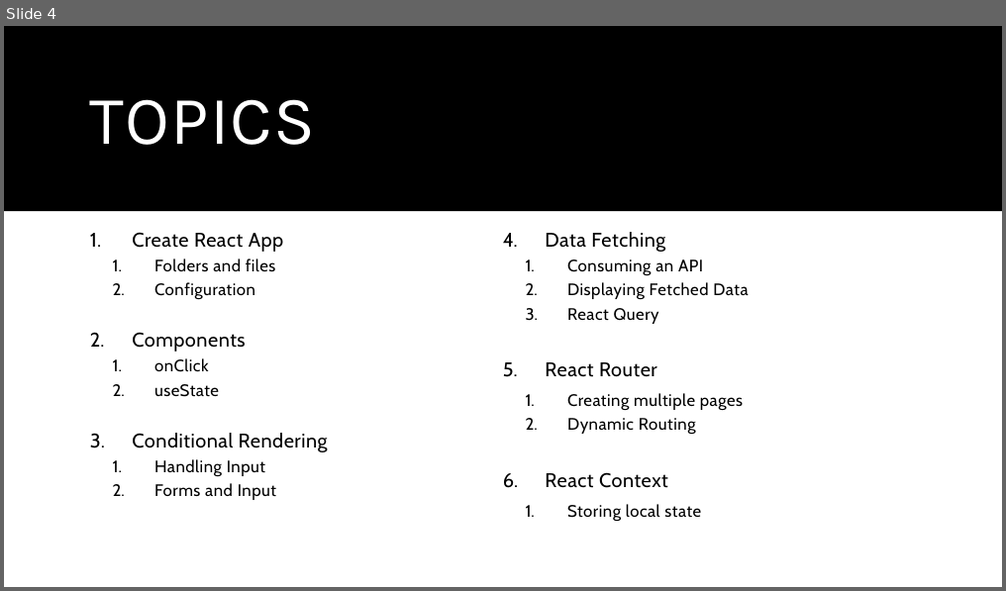
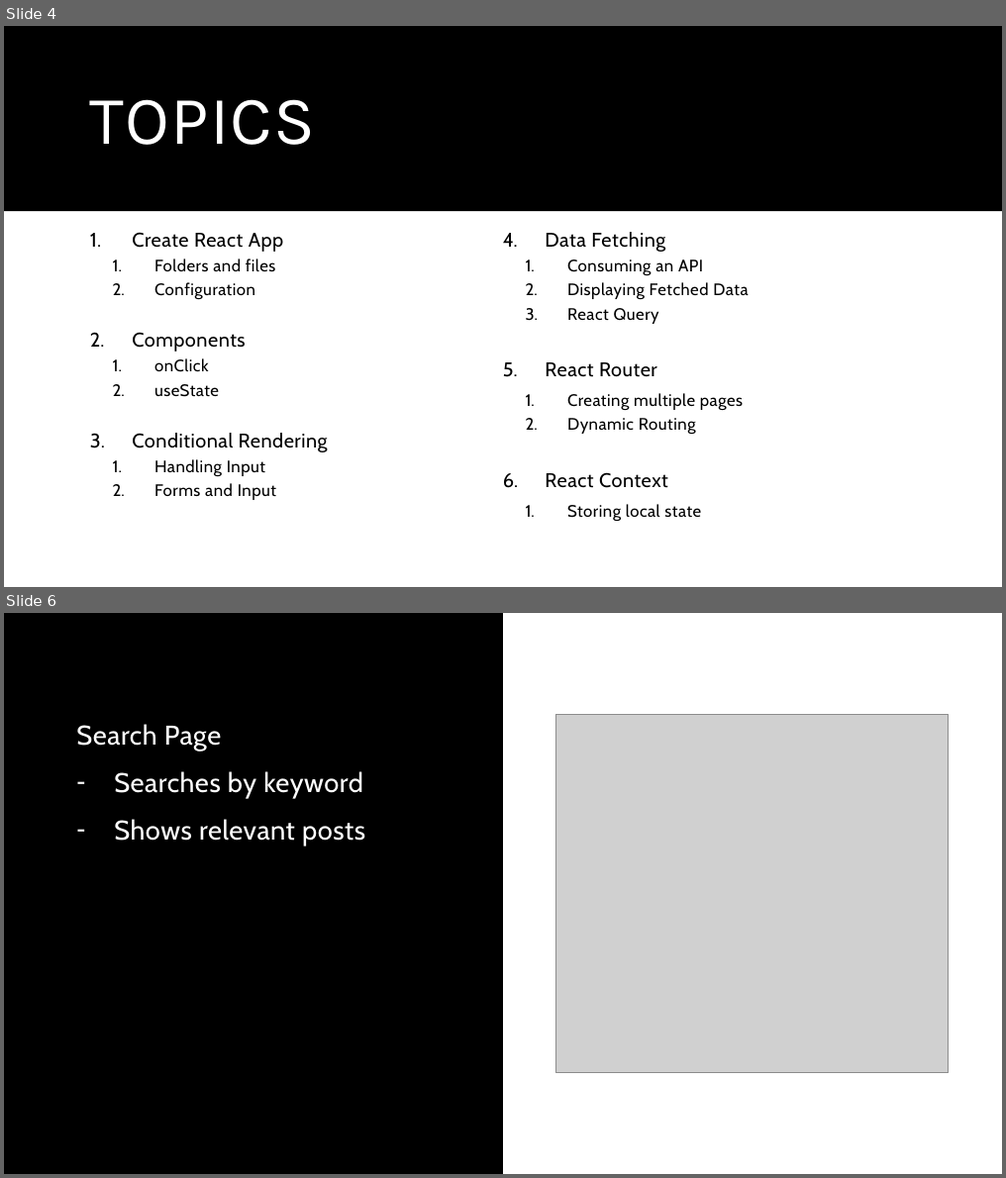
Before and after one commit to benlammers/fullstack-workshop, a slide deck: mern-app/React.pptx. Shown one above the other, each under a label of ours: slide 4 before the commit, slides 4 and 6 after it; the slides between them are not shown. The pictures are 1006x591 and 1006x1178 pixels, drawn with LibreOffice and Linux fonts; fonts in the diff are those of the drawing; grey boxes stand for pictures. Boxes give left, top, right and bottom in pixels: in the first picture for what was removed or moved away, otherwise in the second. Text is boxed around its words. In the diff, an @@ line names an element or a change of style, - is before the commit and + after.

```diff
--- a/mern-app/React.pptx
+++ b/mern-app/React.pptx
@@ slide 6 added at <box>4,613,1002,1174</box>, background #FFFFFF; not listed: 1 template element that a slide beside it also shows @@
@@ rectangle added at <box>4,613,1002,1174</box>, fill #FFFFFF @@
@@ rectangle added at <box>4,613,503,1174</box>, fill #000000 @@
@@ text added at <box>76,724,365,846</box>, 26 pt, text #FFFFFF @@
+Search Page
+– Searches by keyword
+– Shows relevant posts
@@ picture added at <box>555,714,948,1073</box> @@
```
Also in this commit, not shown: 2 other slides added.
